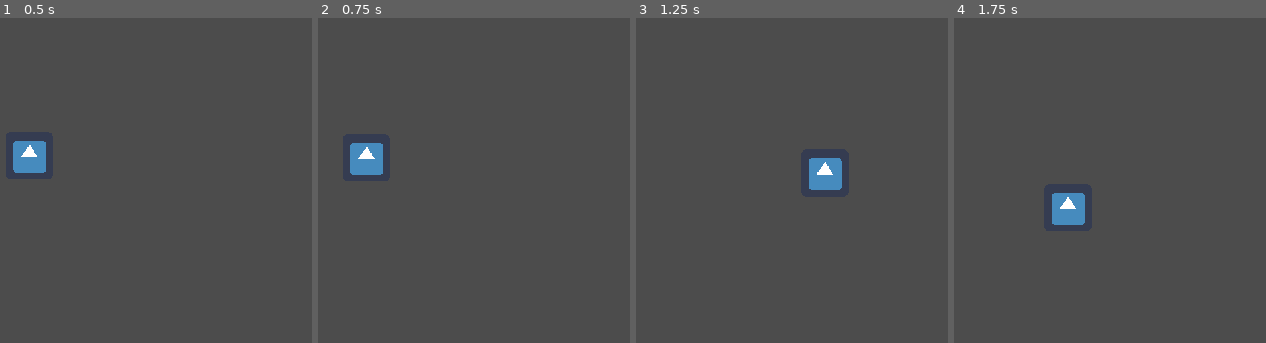
Above: before the commit, frames 1-4 (left to right).
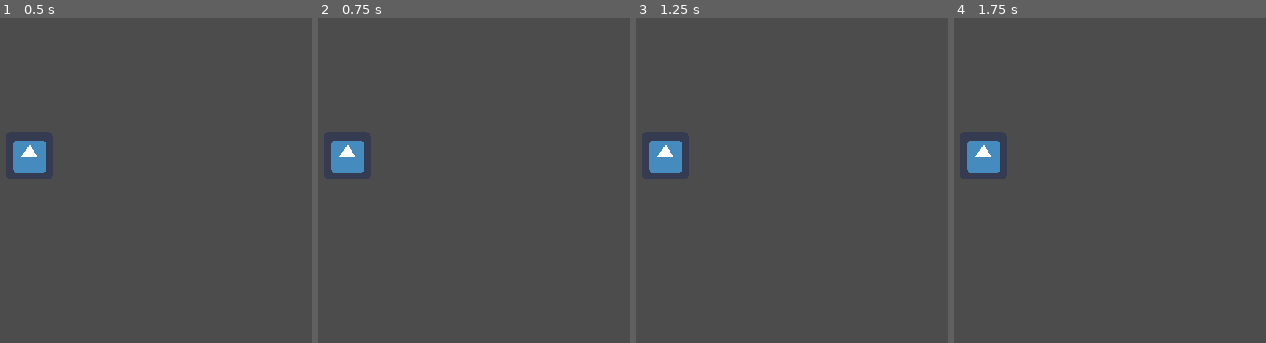
Above: after the commit, the same moments.

Repository: HeadphoneUserGames/000---Cosmic-Realm
Game: Godot game, scene res://src/levels/levelTest.tscn
Two runs of this game, one before a commit and one after it. Both use one fixed random seed, a clock stepped at 60 frames per second and the inputs below. The engine's default icon, where the game draws it, is replaced by a stand-in: a white triangle on a blue panel in a dark square.
Inputs (mouse positions are in pixels of both pictures, inside the frame that each line leads up to):
- Up to frame 1 (0.5 s): no input
- Up to frame 2 (0.75 s): tap Enter at 0.5 s; move the mouse to (580, 180) at 0.52 s; press the mouse at (580, 180) at 0.53 s
- Up to frame 3 (1.25 s): no input
- Up to frame 4 (1.75 s): move the mouse to (outside the picture) at 1.27 s; release the mouse at (outside the picture) at 1.28 s; click (outside the picture) at 1.35 s

Frame 1 is identical in both runs. In frame 2, 1.3% of the frame differs, in the area x 4-21%, y 37-49%; in frame 3, 2.1%; in frame 4, 2.1%, in the area x 4-42%, y 37-64%.

Commit message:
Update player00.gd

Diff:
--- a/src/actors/players/scripts/player00.gd
+++ b/src/actors/players/scripts/player00.gd
@@ -30,7 +30,8 @@
 	if moving == false:
 		speed = 0
 	else:
-		speed += acceleration * delta
+#		speed += acceleration * delta
+		movement = movement.move_toward(movement * speed, acceleration * delta)
 	if speed > max_speed:
 		speed = max_speed
 	movement = position.direction_to(destination) * speed
